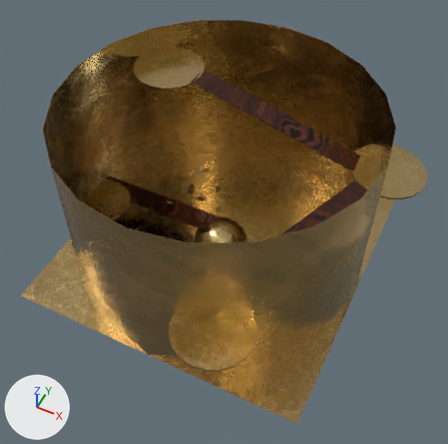
A saved change to the FBX model src/assets/demo.fbx.
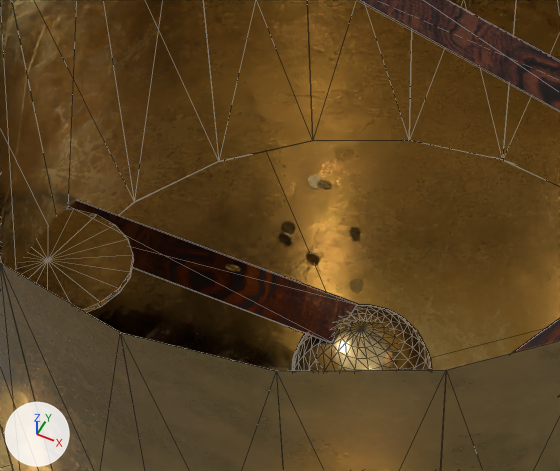
Each version appears first whole from a 50 mm camera at (1.63, -3.19, 4.3) aimed at (0.12, -0.17, 0.53), and next in a close-up on the part from 17% to 67% of the width and 22% to 64% of the height. Arrows for +X, +Y and +Z are at lower left; the lights stay in place. The close-ups show mesh edges as thin lines. Where no turn or scale is listed for an object, it has been applied to the vertices.

Names of what the first close-up shows: 'Bridge', 'Floor', 'Platform', 'Rigid', 'pCube4', 'pSphere1'.
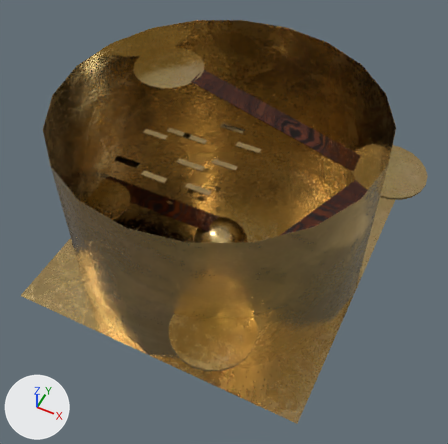
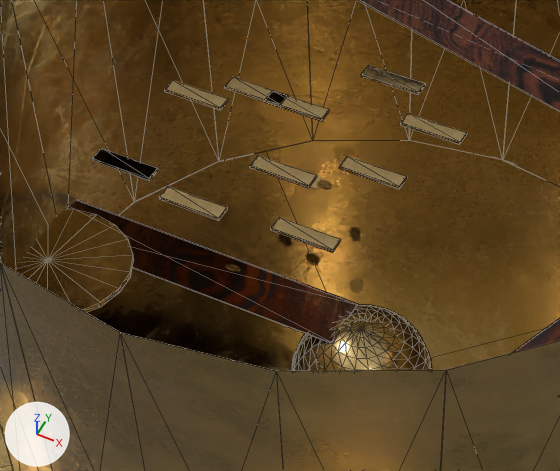
Location of each change, (x1, y1, x2, y2) in pixels of the close-ups (560 x 471 px):
'pCube9', added: after (271, 217, 341, 253)
'pCube8', added: after (159, 186, 227, 221)
'pCube7', added: after (339, 156, 407, 189)
'pCube12', added: after (250, 155, 317, 188)
'pCube14', added: after (92, 148, 158, 181)
'pCube11', added: after (401, 113, 467, 145)
'pCube13', added: after (165, 80, 228, 110)
'pCube5', added: after (361, 65, 425, 95)
'pCube10', added: after (265, 90, 329, 121)
'pCube6', added: after (225, 77, 287, 104)

The edits, one by one:
Mesh me_mesh_024 is new.
It is a box spanning x -0.1..0.1, y -0.025..0.025, z -0.005..0.005.
It uses material mat_gold_1.
Object 'pCube9' (ob_pcube9) is new; it shows me_mesh_024.
Its location is (0.026, -0.399, 1.073).
Object 'pCube11' (ob_pcube11) is new; it shows a copy of me_mesh_024.
Its location is (0.16, 0.178, 1.073).
Object 'pCube14' (ob_pcube14) is new; it shows a copy of me_mesh_024.
Its location is (-0.598, -0.379, 1.073).
Object 'pCube10' (ob_pcube10) is new; it shows a copy of me_mesh_024.
Its location is (-0.265, 0.086, 1.073).
Object 'pCube6' (ob_pcube6) is new; it shows a copy of me_mesh_024.
Its location is (-0.41, 0.088, 1.073).
Object 'pCube5' (ob_pcube5) is new; it shows a copy of me_mesh_024.
Its location is (-0.053, 0.332, 1.073).
Object 'pCube12' (ob_pcube12) is new; it shows a copy of me_mesh_024.
Its location is (-0.16, -0.195, 1.073).
Object 'pCube8' (ob_pcube8) is new; it shows a copy of me_mesh_024.
Its location is (-0.33, -0.432, 1.073).
Object 'pCube7' (ob_pcube7) is new; it shows a copy of me_mesh_024.
Its location is (0.081, -0.08, 1.073).
Object 'pCube13' (ob_pcube13) is new; it shows a copy of me_mesh_024.
Its location is (-0.571, -0.01, 1.073).
